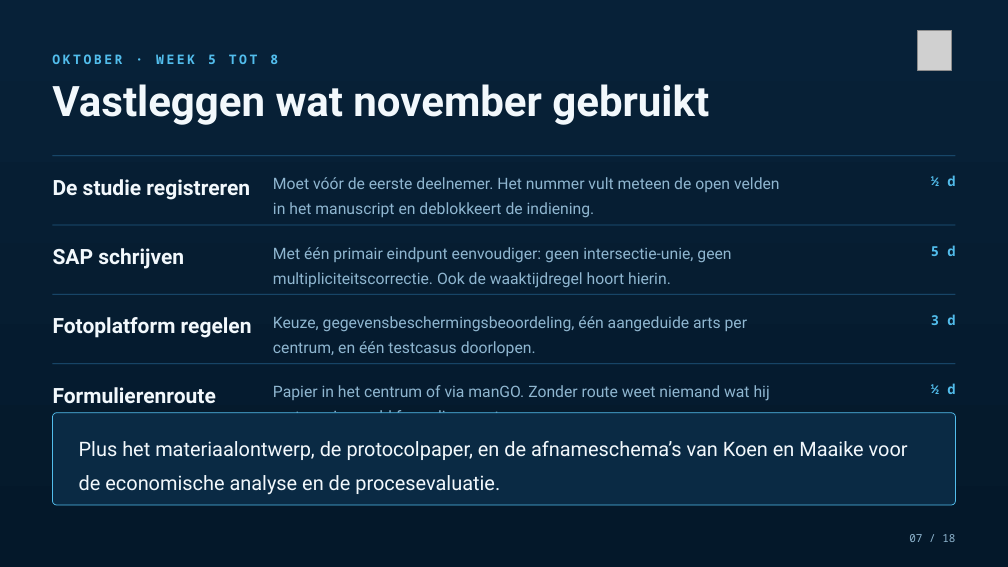
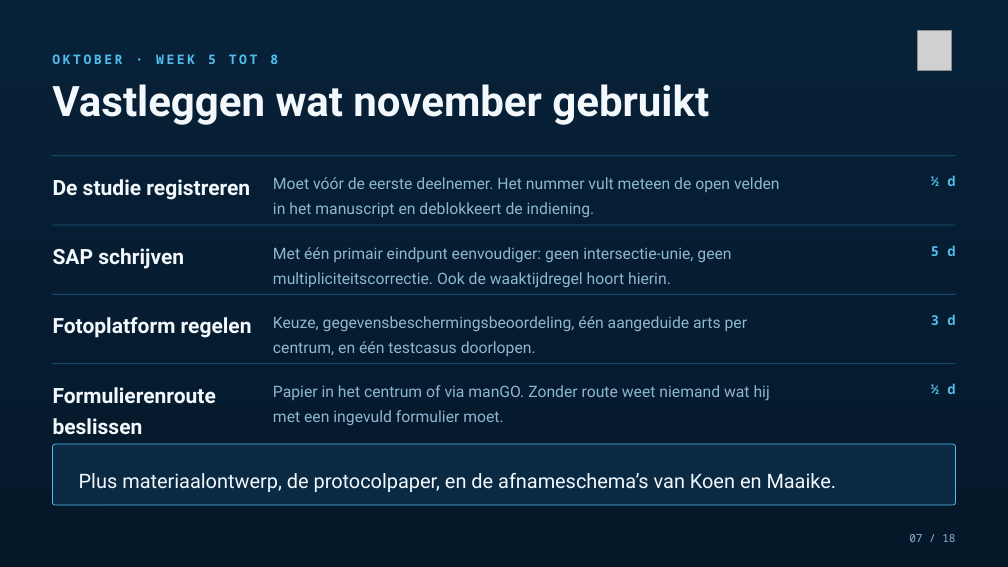
Before and after one commit to Dellfs/paradise-project, a slide deck: slide 7 of PARADISE_presentatie/PARADISE_planning_sep-nov.pptx. Drawn at 1008x567 pixels with LibreOffice and Linux fonts; fonts in the diff are those of the drawing; grey boxes stand for pictures. Boxes give left, top, right and bottom in pixels: in the first picture for what was removed or moved away, otherwise in the second. Text is boxed around its words. In the diff, an @@ line names an element or a change of style, - is before the commit and + after.

```diff
--- a/PARADISE_presentatie/PARADISE_planning_sep-nov.pptx
+++ b/PARADISE_presentatie/PARADISE_planning_sep-nov.pptx
@@ rounded rectangle: place and size @@
-rounded rectangle at box(52, 413, 955, 505)
+rounded rectangle at box(52, 444, 955, 505)
@@ text at box(79, 473, 837, 492): text changed @@
-Plus het materiaalontwerp, de protocolpaper, en de afnameschema’s van Koen en Maaike voor de economische analyse en de procesevaluatie.
+Plus materiaalontwerp, de protocolpaper, en de afnameschema’s van Koen en Maaike.
```
Also in this commit, not shown: 8 other slides changed, 1 other file.
